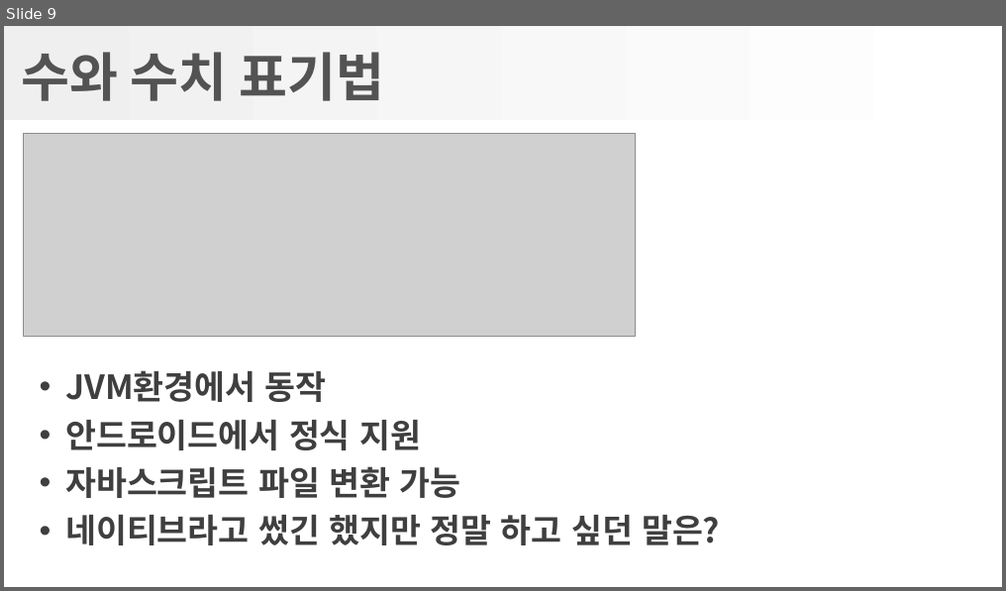
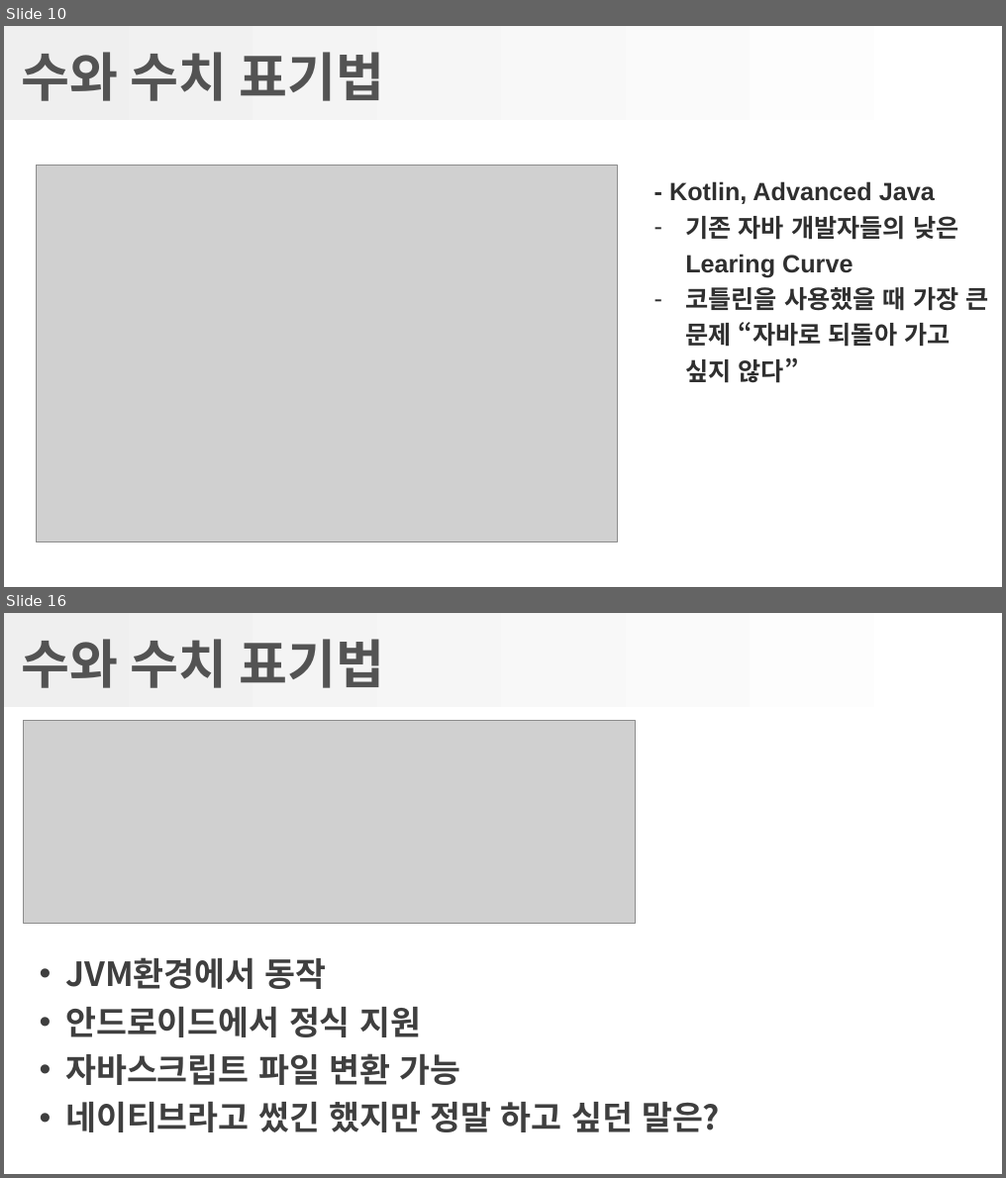
Before and after one commit to gatherKnowledge/Presentation, a slide deck: Kotlin/Kotlin.pptx. Shown one above the other, each under a label of ours: slide 9 before the commit, slides 10 and 16 after it; the slides between them are not shown. The pictures are 1006x591 and 1006x1178 pixels, drawn with LibreOffice and Linux fonts; fonts in the diff are those of the drawing; grey boxes stand for pictures; background and template pictures are left out. Boxes give left, top, right and bottom in pixels: in the first picture for what was removed or moved away, otherwise in the second. Text is boxed around its words. In the diff, an @@ line names an element or a change of style, - is before the commit and + after.

```diff
--- a/Kotlin/Kotlin.pptx
+++ b/Kotlin/Kotlin.pptx
@@ slide 10 added at bbox=[4, 26, 1002, 587], background #FFFFFF; not listed: 1 template element that a slide beside it also shows @@
@@ title added at bbox=[21, 52, 384, 101], 38 pt, text #535353, bold @@
+수와 수치 표기법
@@ picture added at bbox=[36, 166, 618, 543] @@
@@ text added at bbox=[669, 181, 989, 383], 18 pt, text #2F2F2F, bold @@
+- Kotlin, Advanced Java
+– 기존 자바 개발자들의 낮은 Learing Curve
+– 코틀린을 사용했을 때 가장 큰 문제 “자바로 되돌아 가고 싶지 않다”
@@ what was slide 9 is now slide 16 @@
```
Also in this commit, not shown: 7 slides changed, 10 other slides added, 2 slides removed, 1 other file.
